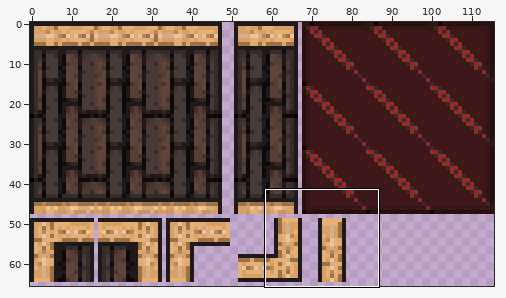
A sprite sheet gets an edit: Day 1/Day 1/World/Living Room Tile Set.png. Above, an overview of the earlier version with the close-up marked.
Close-up. Earlier state:
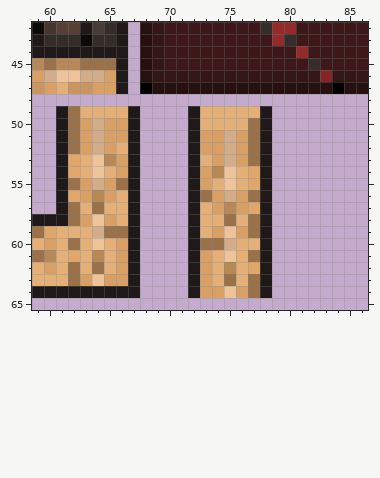
The file is 116x66 pixels. Colours within 5 levels of each other are drawn and written as one. Shown: x 59..86, y 42..65. The commit also changed other parts of the picture, which this record leaves out.
The result:
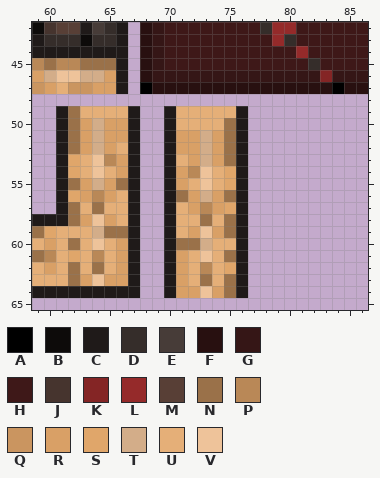
Palette (. is transparent): A #000000  B #0d0b0a  C #1f1a19  D #352d2a  E #473c38  F #281010  G #351616  H #3e1818  J #46342e  K #842525  L #952a2a  M #583f36  N #9a7149  P #b98857  Q #ca9560  R #d9a066  S #e0a66a  T #d3ad89  U #e5af78  V #eec39a
From old to new:
@@ x 68..80 @@
 48 .............
-49 ....CUUUUUC..
-50 ....CUUUUNC..
-51 ....CRRTRNC..
-52 ....CRRTRNC..
-53 ....CURTRNC..
-54 ....CRPVUSC..
-55 ....CRUVUSC..
-56 ....CNRTRNC..
-57 ....CURPRSC..
-58 ....CUUNUNC..
-59 ....CURVRNC..
-60 ....CNNTUUC..
-61 ....CRUVUNC..
-62 ....CRUPUSC..
-63 ....CRUNUNC..
-64 ....CRRVRNC..
+49 ..CUUUUUC....
+50 ..CUUUUNC....
+51 ..CRRTRNC....
+52 ..CRRTRNC....
+53 ..CURTRNC....
+54 ..CRPVUSC....
+55 ..CRUVUSC....
+56 ..CNRTRNC....
+57 ..CURPRSC....
+58 ..CUUNUNC....
+59 ..CURVRNC....
+60 ..CNNTUUC....
+61 ..CRUVUNC....
+62 ..CRUPUSC....
+63 ..CRUNUNC....
+64 ..CRRVRNC....
 65 .............
Changed places in both close-ups, as pixel boxes (x1, y1, x2, y2):
changed: (164, 106, 272, 298)
